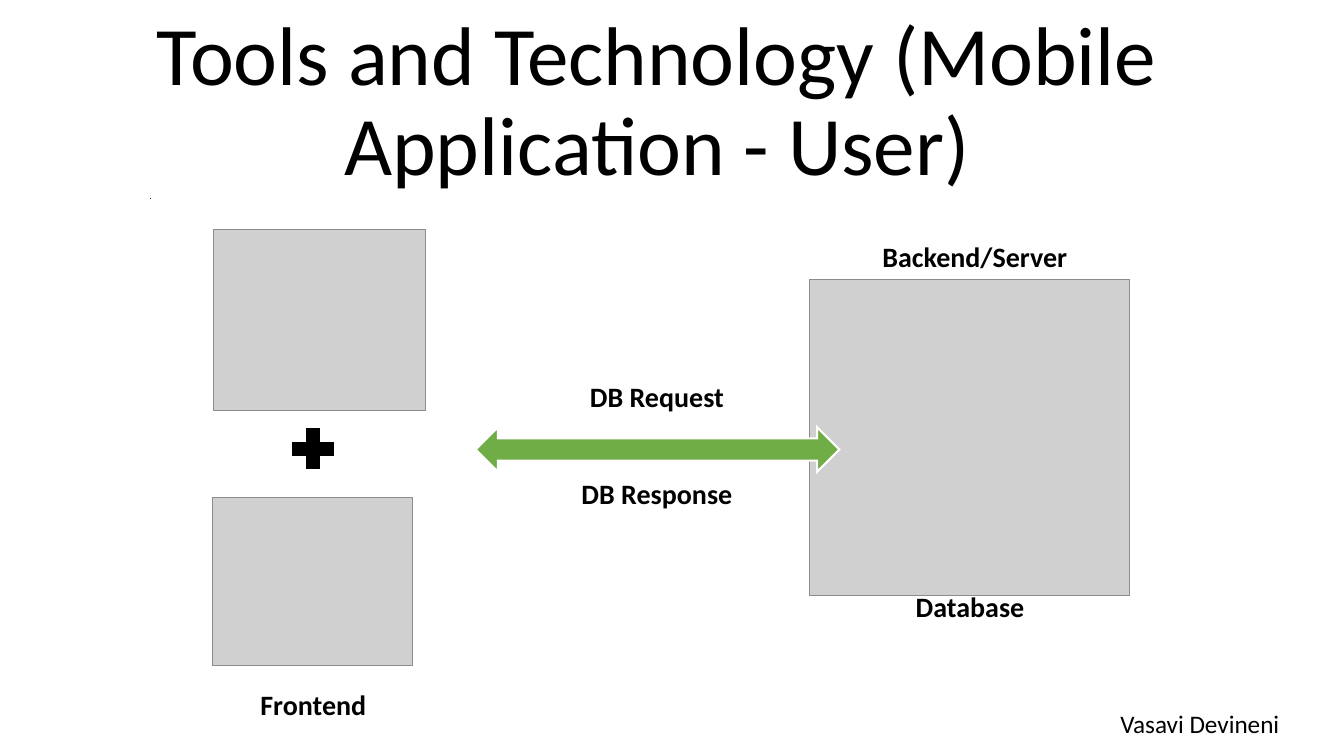
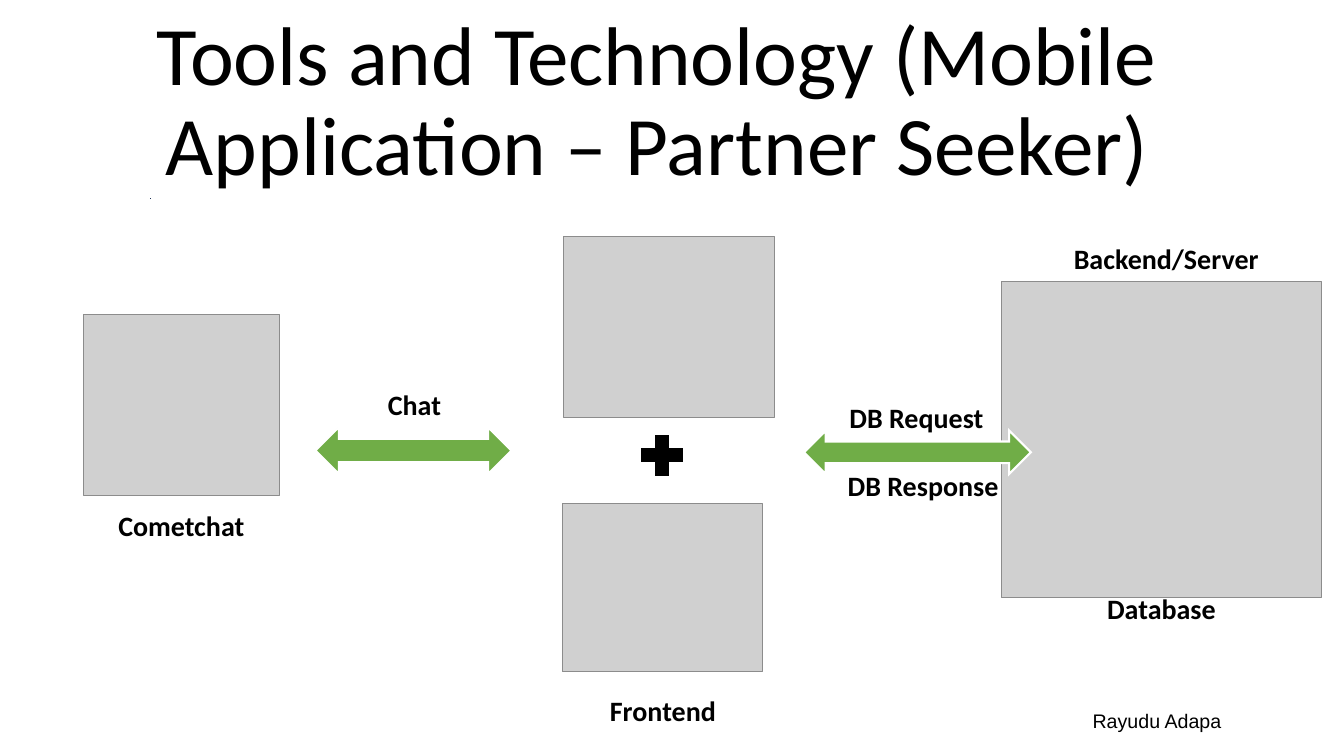
Before and after one commit to JyothsnaCh0831/SoulSwipe, a slide deck: slide 9 of SoulSwipe.pptx. Drawn at 1344x756 pixels with LibreOffice and Linux fonts; fonts in the diff are those of the drawing; grey boxes stand for pictures. Boxes give left, top, right and bottom in pixels: in the first picture for what was removed or moved away, otherwise in the second. Text is boxed around its words. In the diff, an @@ line names an element or a change of style, - is before the commit and + after.

Commit message:
Final PPT

```diff
--- a/SoulSwipe.pptx
+++ b/SoulSwipe.pptx
@@ title at bbox=[157, 24, 1156, 189]: text changed @@
-Tools and Technology (Mobile Application - User)
+Tools and Technology (Mobile Application – Partner Seeker)
@@ picture added at bbox=[84, 315, 279, 496] @@
@@ text added at bbox=[388, 395, 441, 416], 20 pt, text #000000, bold @@
+Chat
@@ text "DB Request": place and size @@
-text "DB Request" at bbox=[590, 388, 724, 412]
+text "DB Request" at bbox=[849, 409, 983, 433]
@@ left right arrow added at bbox=[316, 427, 511, 475], fill #70AD47, outline #FFFFFF 1.5 pt @@
@@ plus sign: place and size @@
-plus sign at bbox=[285, 421, 340, 476]
+plus sign at bbox=[635, 429, 690, 483]
@@ left right arrow: place and size @@
-left right arrow at bbox=[476, 427, 840, 472]
+left right arrow at bbox=[805, 431, 1031, 474]
@@ text "DB Response": place and size @@
-text "DB Response" at bbox=[581, 485, 732, 509]
+text "DB Response" at bbox=[848, 477, 998, 501]
@@ text added at bbox=[118, 516, 244, 537], 20 pt, text #000000, bold @@
+Cometchat
@@ 2 texts, 1 picture: place and size @@
-2 texts, 1 picture at bbox=[811, 247, 1131, 618]
+2 texts, 1 picture at bbox=[1001, 249, 1322, 620]
@@ 2 pictures, 1 text: place and size @@
-2 pictures, 1 text at bbox=[213, 230, 425, 716]
+2 pictures, 1 text at bbox=[563, 236, 775, 722]
@@ text at bbox=[1093, 713, 1222, 732]: text changed; size 18 to 14 pt; font Calibri to Arial @@
-Vasavi Devineni
+Rayudu Adapa
```
Also in this commit, not shown: 9 other slides changed, 8 slides added, 5 slides removed.
